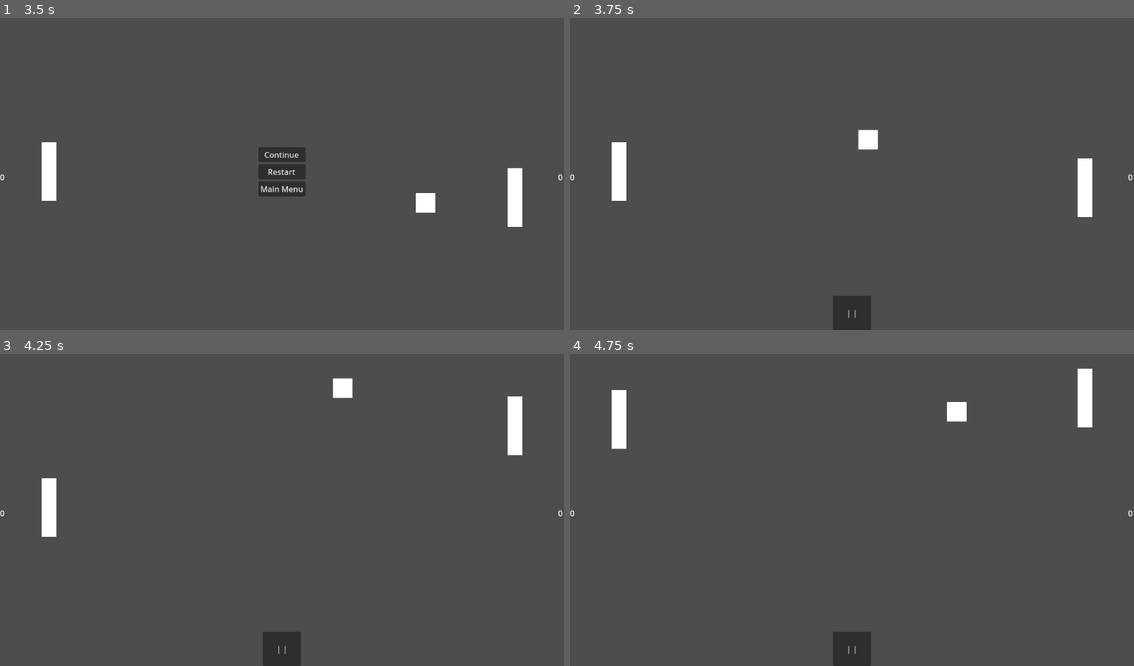
Above: before the commit, frames 1-4 (two rows, left to right).
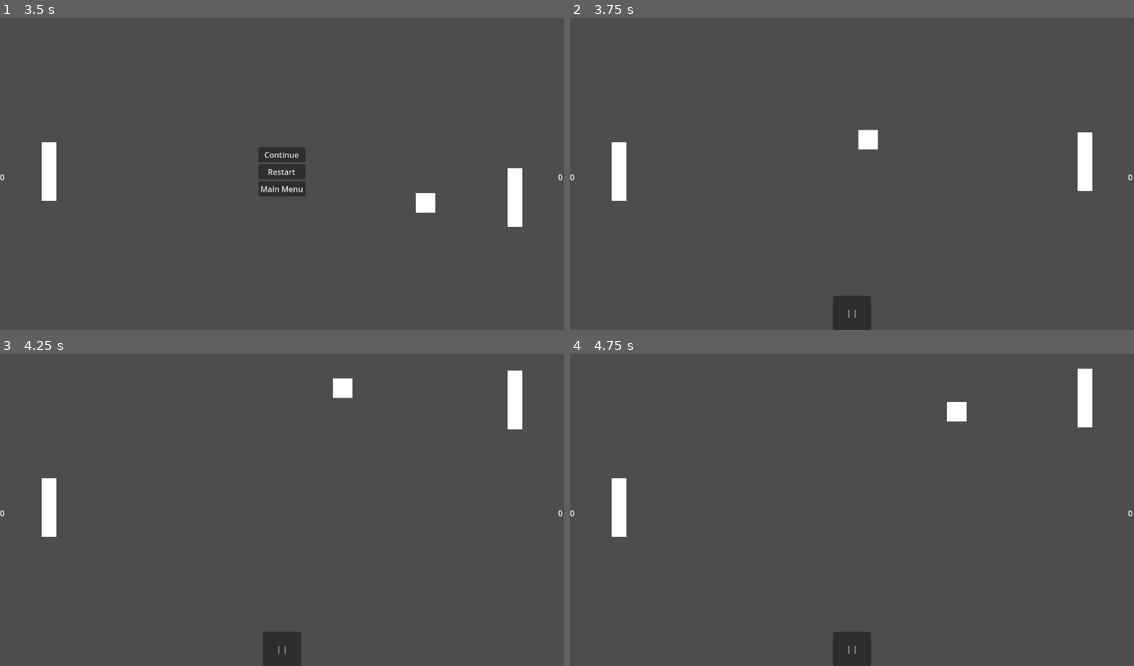
Above: after the commit, the same moments.

Repository: coreypowerdejong/pong_20game
Game: Godot game, scene res://main.tscn
Same seed, same stepped clock (60 frames per second), same inputs: the game is played once before the commit and once after it.
Inputs:
- Up to frame 1 (3.5 s): click "Singleplayer" at 0.5 s; click "Multiplayer" at 1.25 s; click "Start game" at 2 s; click "| |" at 2.75 s
- Up to frame 2 (3.75 s): click "Restart" at 3.5 s
- Up to frame 3 (4.25 s): no input
- Up to frame 4 (4.75 s): hold Up (up, bound only before the commit) from 4.28 s (still down)

Frame 1 is identical in both runs. In frame 2, 0.4% of the frame differs, in the area x 89-93%, y 36-64%; in frame 3, 0.4%; in frame 4, 1.0%, in the area x 7-11%, y 11-59%.

Commit message:
Add multiplayer mode.
Updated main menu to toggle between singleplayer and multiplayer.
Added logic to reset players position when starting the game.

Diff:
--- a/Player.gd
+++ b/Player.gd
@@ -4,20 +4,34 @@
 var screen_size: Vector2
 var x_offset = Vector2(100, 0)
 var y_offset = Vector2(0, 100)
+@export var player1: bool
+
+func setup():
+	if player1:
+		position = Vector2(x_offset.x, screen_size.y / 2)
+	else:
+		position = Vector2(screen_size.x - x_offset.x, screen_size.y / 2)
+
 
 # Called when the node enters the scene tree for the first time.
 func _ready():
 	screen_size = get_viewport_rect().size
-	position = Vector2(x_offset.x, screen_size.y / 2)
+	setup()
 
 
 # Called every frame. 'delta' is the elapsed time since the previous frame.
 func _process(delta):
 	var velocity = 0
-	if Input.is_action_pressed("up"):
-		velocity -= 1
-	if Input.is_action_pressed("down"):
-		velocity += 1
+	if player1:
+		if Input.is_action_pressed("p1_up"):
+			velocity -= 1
+		if Input.is_action_pressed("p1_down"):
+			velocity += 1
+	else:
+		if Input.is_action_pressed("p2_up"):
+			velocity -= 1
+		if Input.is_action_pressed("p2_down"):
+			velocity += 1
 
 	velocity = velocity * speed
 	position.y += velocity * delta
--- a/ai_player.gd
+++ b/ai_player.gd
@@ -9,10 +9,14 @@
 
 var ball_position: Vector2
 
+func setup():
+	position = Vector2(screen_size.x - x_offset.x, screen_size.y / 2)
+
+
 # Called when the node enters the scene tree for the first time.
 func _ready():
 	screen_size = get_viewport_rect().size
-	position = Vector2(screen_size.x - x_offset.x, screen_size.y / 2)
+	setup()
 	$MoveTimer.start()
 
 
--- a/main.gd
+++ b/main.gd
@@ -6,12 +6,22 @@
 var win_score: int = 5
 var multiplayer_flag: bool = false
 
+func setup_players():
+	$Player1.setup()
+	$Player2.setup()
+	$AIPlayer.setup()
 
 # Called when the node enters the scene tree for the first time.
 func _ready():
 	$UI/Pause/PauseMenu.hide()
 	$Ball.hide()
 	$UI/GameOverScreen.hide()
+
+	$AIPlayer.set_visible(!multiplayer_flag)
+	$AIPlayer/Paddle/CollisionShape2D.disabled = multiplayer_flag
+
+	$Player2.set_visible(multiplayer_flag)
+	$Player2/Paddle/CollisionShape2D.disabled = !multiplayer_flag
 
 
 # Called every frame. 'delta' is the elapsed time since the previous frame.
@@ -21,8 +31,10 @@
 	$UI/HomeScreen/PointSelector/PointCount.text = "Score to win: " + str(win_score)
 
 	$Ball.get_tree().paused = paused
-	$Player.get_tree().paused = paused
+	$Player1.get_tree().paused = paused
 	$Player2.get_tree().paused = paused
+	$AIPlayer.get_tree().paused = paused
+
 	if not paused:
 		$UI/PauseButton.show()
 	else:
@@ -62,6 +74,7 @@
 	paused = false
 	$UI/Pause/PauseMenu.hide()
 	$UI/GameOverScreen.hide()
+	setup_players()
 
 
 func _on_increase_pressed():
@@ -90,8 +103,15 @@
 	$Ball.reset()
 	$Ball.show()
 	$UI/HomeScreen.hide()
+	setup_players()
 
 
 func _on_player_count_toggled(button_pressed):
 	multiplayer_flag = !multiplayer_flag
 	$UI/HomeScreen/PlayerCount.text = "Multiplayer" if multiplayer_flag else "Singleplayer"
+
+	$AIPlayer.set_visible(!multiplayer_flag)
+	$AIPlayer/Paddle/CollisionShape2D.disabled = multiplayer_flag
+
+	$Player2.set_visible(multiplayer_flag)
+	$Player2/Paddle/CollisionShape2D.disabled = !multiplayer_flag
--- a/main.tscn
+++ b/main.tscn
@@ -13,11 +13,16 @@
 process_mode = 1
 position = Vector2(574, 310)
 
-[node name="Player" parent="." instance=ExtResource("1_l6fdc")]
+[node name="Player1" parent="." instance=ExtResource("1_l6fdc")]
+process_mode = 1
+position = Vector2(53, 289)
+player1 = true
+
+[node name="Player2" parent="." instance=ExtResource("1_l6fdc")]
 process_mode = 1
 position = Vector2(53, 289)
 
-[node name="Player2" parent="." instance=ExtResource("3_jkq5a")]
+[node name="AIPlayer" parent="." instance=ExtResource("3_jkq5a")]
 process_mode = 1
 
 [node name="UI" type="Control" parent="."]
--- a/project.godot
+++ b/project.godot
@@ -17,12 +17,12 @@
 
 [input]
 
-up={
+p2_up={
 "deadzone": 0.5,
-"events": [Object(InputEventKey,"resource_local_to_scene":fa …(119 unchanged characters)… ressed":false,"pressed":false,"keycode":0,"physical_keycode":4194320,"key_label":0,"unicode":0,"echo":false,"script":null)
+"events": [Object(InputEventKey,"resource_local_to_scene":fa …(119 unchanged characters)… ressed":false,"pressed":false,"keycode":4194320,"physical_keycode":0,"key_label":0,"unicode":0,"echo":false,"script":null)
 ]
 }
-down={
+p2_down={
 "deadzone": 0.5,
 "events": [Object(InputEventKey,"resource_local_to_scene":false,"resource_name":"","device":-1,"window_id":0,"alt_press …(182 unchanged characters)…
 ]
@@ -32,3 +32,13 @@
 "events": [Object(InputEventKey,"resource_local_to_scene":false,"resource_name":"","device":-1,"window_id":0,"alt_pressed":false,"shift_pressed":false,"ctrl_pressed":false,"meta_pressed":false,"pressed":false,"keycode":0,"physical_keycode":80,"key_label":0,"unicode":112,"echo":false,"script":null)
 ]
 }
+p1_up={
+"deadzone": 0.5,
+"events": [Object(InputEventKey,"resource_local_to_scene":false,"resource_name":"","device":-1,"window_id":0,"alt_pressed":false,"shift_pressed":false,"ctrl_pressed":false,"meta_pressed":false,"pressed":false,"keycode":0,"physical_keycode":87,"key_label":0,"unicode":119,"echo":false,"script":null)
+]
+}
+p1_down={
+"deadzone": 0.5,
+"events": [Object(InputEventKey,"resource_local_to_scene":false,"resource_name":"","device":-1,"window_id":0,"alt_pressed":false,"shift_pressed":false,"ctrl_pressed":false,"meta_pressed":false,"pressed":false,"keycode":0,"physical_keycode":83,"key_label":0,"unicode":115,"echo":false,"script":null)
+]
+}
